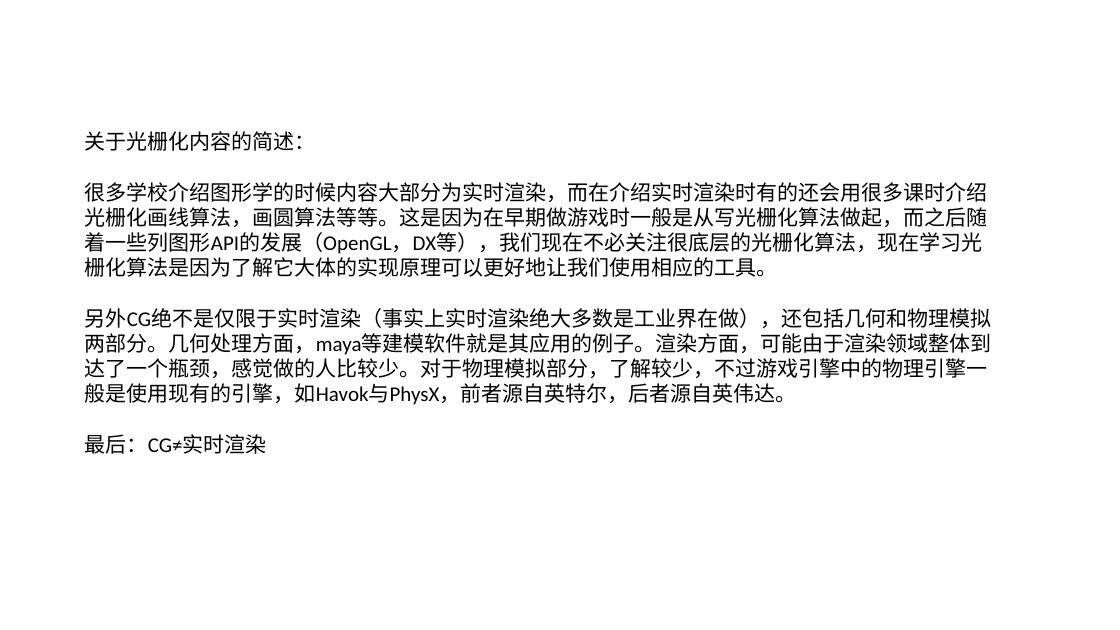
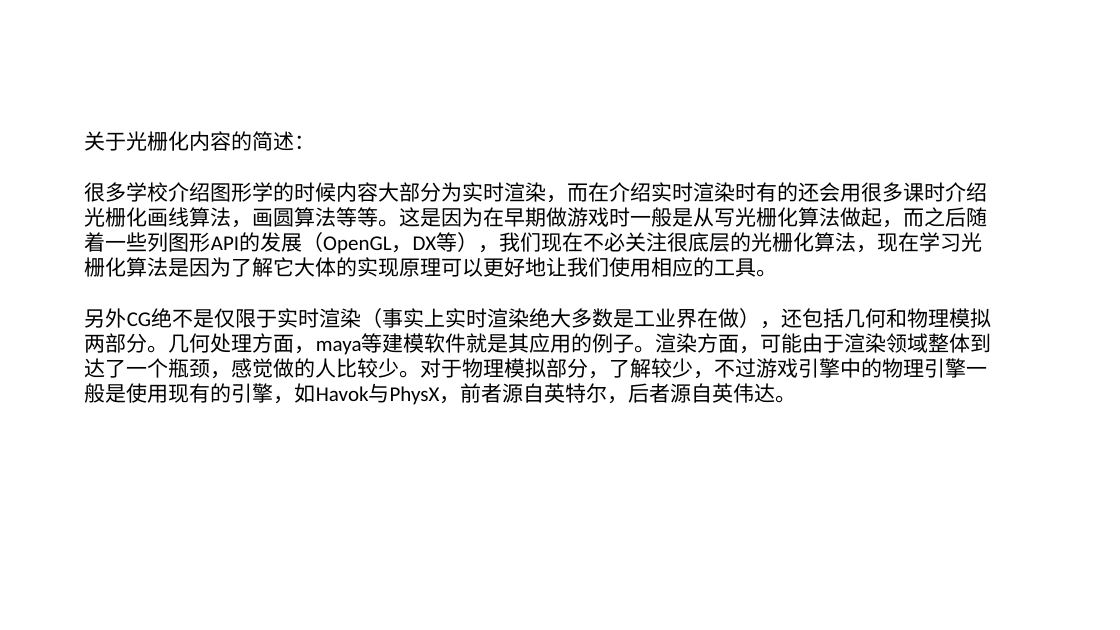
Before and after one commit to lvcheng1229/Rasterization, a slide deck: slide 31 of Rasterrization.pptx (slide 30 before the commit). Drawn at 1120x630 pixels with LibreOffice and Linux fonts; fonts in the diff are those of the drawing. Boxes give left, top, right and bottom in pixels: in the first picture for what was removed or moved away, otherwise in the second. Text is boxed around its words. In the diff, an @@ line names an element or a change of style, - is before the commit and + after.

```diff
--- a/Rasterrization.pptx
+++ b/Rasterrization.pptx
@@ text at [85, 434, 267, 454]: paragraph removed @@
-最后：CG≠实时渲染
```
Also in this commit, not shown: 2 other slides changed, 1 slide added, 4 other files.
